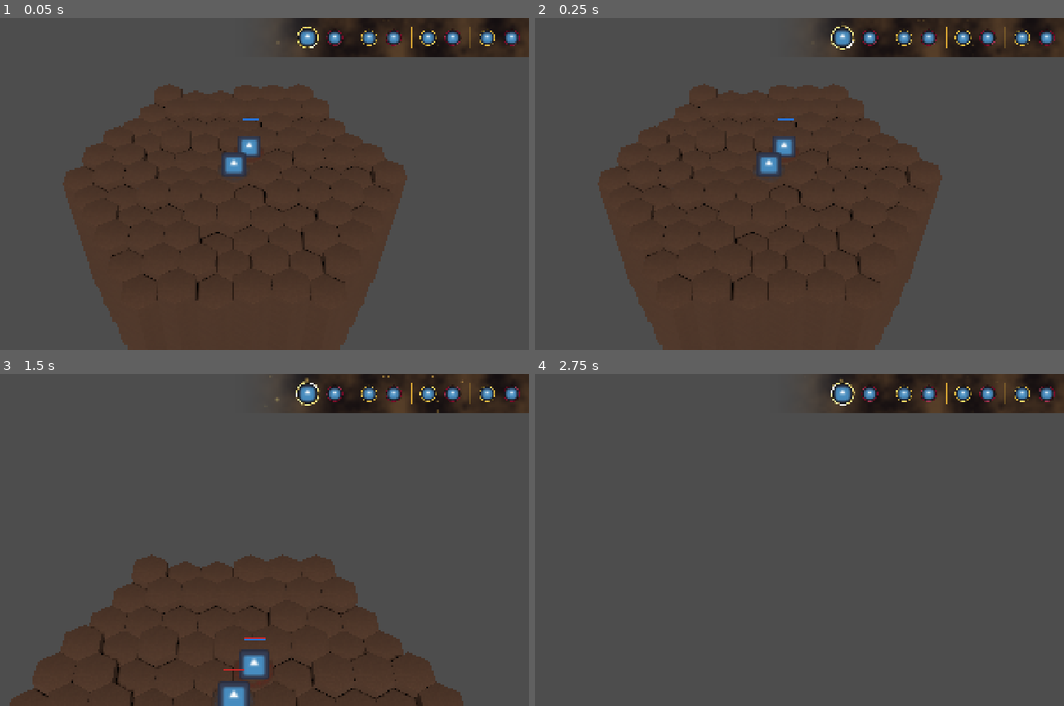
Above: before the commit, frames 1-4 (two rows, left to right).
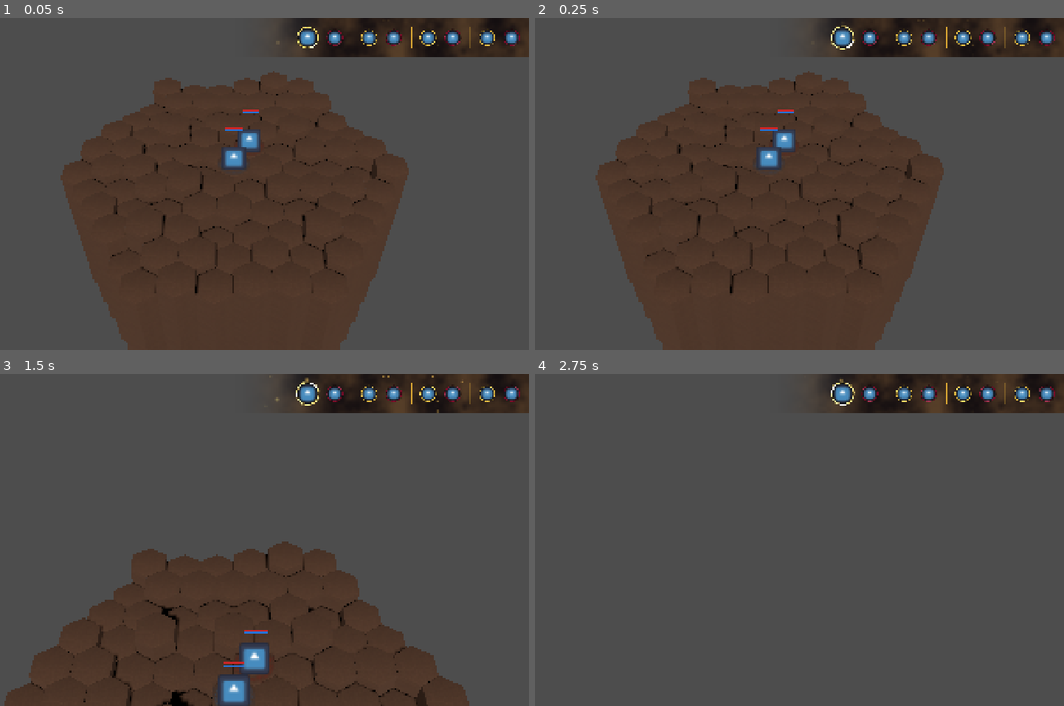
Above: after the commit, the same moments.

Repository: Kobraxos/Mythologia
Game: Godot game, scene res://levels/test_room/test_level.tscn
Same seed, same stepped clock (60 frames per second), same inputs: the game is played once before the commit and once after it. The project has no main scene, so this scene is started directly. The engine's default icon, where the game draws it, is replaced by a stand-in: a white triangle on a blue panel in a dark square.
Inputs (mouse positions are in pixels of both pictures, inside the frame that each line leads up to):
- Up to frame 1 (0.05 s): no input
- Up to frame 2 (0.25 s): no input
- Up to frame 3 (1.5 s): tap Enter at 0.5 s; move the mouse to (365, 523) at 0.52 s; hold Up (ui_up) 0.53-1.28 s; tap S (camera_backward) at 0.6 s; move the mouse to (116, 556) at 1.27 s; tap W (camera_forward) at 1.35 s
- Up to frame 4 (2.75 s): move the mouse to (825, 466) at 2.02 s; hold Up (ui_up) from 2.03 s (still down); tap A (camera_left) at 2.1 s

The runs differ from the first frame. In frame 1, 3.1% of the frame differs, in the area x 11-78%, y 16-99%; in frame 2, 3.1%; in frame 3, 4.0%, in the area x 0-89%, y 50-100%; in frame 4, nothing differs.

Commit message:
Correction de la détection de la souris selon la hauteur max et du cisuel du hover.

Diff:
--- a/core/managers/grid_manager.gd
+++ b/core/managers/grid_manager.gd
@@ -16,9 +16,29 @@
 ## Registre spatial des unités. Clé: Vector3i, Valeur: Unit
 var unit_positions: Dictionary[Vector3i, Unit] = {}
 
+## La hauteur maximale actuelle de la grille générée, utilisée par les systèmes mathématiques (ex: Raycasting).
+var max_elevation: int = 0
+
+func _ready() -> void:
+	# Invalidation du cache dynamique via des lambdas (sécurité de signature AAA face aux Event Bus)
+	if CombatEvents.has_signal("unit_died"):
+		CombatEvents.unit_died.connect(func(_unit): clear_pathfinding_cache())
+
+	if TurnEvents.has_signal("active_unit_changed"):
+		TurnEvents.active_unit_changed.connect(func(_unit): clear_pathfinding_cache())
+
+	# S'il existe un événement lié aux mouvements complétés, le relier ici :
+	if GridEvents.has_signal("movement_completed"):
+		GridEvents.movement_completed.connect(func(_unit): clear_pathfinding_cache())
+
+## Purgation manuelle à déclencher après toute altération de l'état du plateau (mouvement, mort, spawn)
+func clear_pathfinding_cache() -> void:
+	pathfinder.clear_dynamic_cache()
+
 func clear_terrain() -> void:
 	terrain_tiles.clear()
 	pathfinder = HexPathfinder.new()
+	max_elevation = 0
 
 func clear_units() -> void:
 	unit_positions.clear()
--- a/entities/unit/base/unit.gd
+++ b/entities/unit/base/unit.gd
@@ -151,7 +151,7 @@
 	if not _is_selected or not GridManager.pathfinder:
 		return
 
-	var path: Array[Vector3i] = GridManager.pathfinder.get_hex_path(current_hex, target_hex, stats)
+	var path: Array[Vector3i] = GridManager.pathfinder.get_hex_path(current_hex, target_hex, stats, faction, GridManager.unit_positions)
 	if path.is_empty():
 		return
 
--- a/levels/test_room/test_level.tscn
+++ b/levels/test_room/test_level.tscn
@@ -29,6 +29,7 @@
 script = ExtResource("1_hw46n")
 default_terrain = ExtResource("2_kt0r7")
 elevation_noise = SubResource("FastNoiseLite_kt0r7")
+max_elevation = 5
 
 [node name="DirectionalLight3D" type="DirectionalLight3D" parent="." unique_id=131529003]
 transform = Transform3D(1, 0, 0, 0, 0.707107, 0.707107, 0, -0.707107, 0.707107, 0, 10, 0)
--- a/systems/ai/actions/ai_action_move_to_enemy.gd
+++ b/systems/ai/actions/ai_action_move_to_enemy.gd
@@ -27,7 +27,11 @@
 		return
 
 	# 2. Pathfinding complet vers la cible
-	var path: Array[Vector3i] = GridManager.pathfinder.get_hex_path(start_hex, best_target.current_hex, unit.stats)
+	# AAA FIX : Le pathfinder est désormais strict et refuse les chemins finissant sur une case occupée.
+	# On lui fournit donc une copie de l'état de la grille où la case de l'ennemi est virtuellement libre.
+	var sim_occupied: Dictionary = GridManager.unit_positions.duplicate()
+	sim_occupied.erase(best_target.current_hex)
+	var path: Array[Vector3i] = GridManager.pathfinder.get_hex_path(start_hex, best_target.current_hex, unit.stats, unit.faction, sim_occupied)
 
 	# Si aucun chemin ou déjà au contact
 	if path.is_empty() or path.size() <= 1:
--- a/systems/grid/grid_controller.gd
+++ b/systems/grid/grid_controller.gd
@@ -86,8 +86,7 @@
 
 	# AAA : Ray-Marching Mathématique sur les plans d'élévation (Zéro physique)
 	# On teste l'intersection du rayon avec les différents "étages" de la grille, du plus haut vers le bas.
-	var max_elevation: int = 5 # Ajustable selon la hauteur max générée par ton élévation procédurale
-	for z: int in range(max_elevation, -1, -1):
+	for z: int in range(GridManager.max_elevation, -1, -1):
 		var plane_height: float = z * GridManager.elevation_step
 		var plane: Plane = Plane(Vector3.UP, plane_height)
 		var hit_pos = plane.intersects_ray(origin, normal)
@@ -95,7 +94,7 @@
 		if hit_pos != null:
 			var hex_coord: Vector3i = HexMath.world_to_hex(hit_pos, GridManager.hex_size, GridManager.elevation_step)
 			# Si on traverse la colonne d'un hexagone, on vérifie s'il existe une tuile physique à cette hauteur ou au-dessus (clic sur la falaise)
-			for test_z: int in range(hex_coord.z, max_elevation + 1):
+			for test_z: int in range(hex_coord.z, GridManager.max_elevation + 1):
 				var check_hex: Vector3i = Vector3i(hex_coord.x, hex_coord.y, test_z)
 				if GridManager.terrain_tiles.has(check_hex):
 					return check_hex
@@ -133,7 +132,7 @@
 			return
 
 		if is_instance_valid(_selected_unit) and GridManager.pathfinder:
-			var path: Array[Vector3i] = GridManager.pathfinder.get_hex_path(_selected_unit.current_hex, _hovered_hex, _selected_unit.stats)
+			var path: Array[Vector3i] = GridManager.pathfinder.get_hex_path(_selected_unit.current_hex, _hovered_hex, _selected_unit.stats, _selected_unit.faction, GridManager.unit_positions)
 			GridEvents.movement_path_targeted.emit(path)
 
 func _confirm_targeting() -> void:
@@ -248,7 +247,7 @@
 	if available_mp <= 0:
 		return
 
-	_reachable_hexes = GridManager.pathfinder.get_reachable_hexes(_selected_unit.current_hex, _selected_unit.stats, available_mp)
+	_reachable_hexes = GridManager.pathfinder.get_reachable_hexes(_selected_unit.current_hex, _selected_unit.stats, available_mp, _selected_unit.faction, GridManager.unit_positions)
 
 	_state = State.MOVE_TARGETING
 	GridEvents.movement_targeted.emit(_reachable_hexes)
--- a/systems/grid/grid_generator/grid_generator.gd
+++ b/systems/grid/grid_generator/grid_generator.gd
@@ -91,5 +91,7 @@
 			if flat_to_3d.has(flat_neighbor):
 				local_pathfinder.connect_hexes(hex_coord, flat_to_3d[flat_neighbor])
 
+	# Enregistrement de la hauteur max pour le ray-marching mathématique
+	GridManager.max_elevation = max_elevation
 	# Le graphe est terminé, on le rend disponible publiquement (Data-Driven Design)
 	GridManager.pathfinder = local_pathfinder
--- a/systems/grid/pathfinding/hex_pathfinder.gd
+++ b/systems/grid/pathfinding/hex_pathfinder.gd
@@ -38,8 +38,12 @@
 		if changed:
 			_path_cache.clear()
 
+## Vide le cache des chemins (à appeler lors d'un mouvement ou de la mort d'une unité)
+func clear_dynamic_cache() -> void:
+	_path_cache.clear()
+
 ## Calcule et retourne le chemin le plus court sous forme de tableau de coordonnées.
-func get_hex_path(start: Vector3i, end: Vector3i, stats: UnitStats) -> Array[Vector3i]:
+func get_hex_path(start: Vector3i, end: Vector3i, stats: UnitStats, unit_faction: int, occupied_hexes: Dictionary) -> Array[Vector3i]:
 	if not _grid_graph.has(start) or not _grid_graph.has(end):
 		return []
 
@@ -52,6 +56,10 @@
 		_path_cache.erase(cache_key)
 		_path_cache[cache_key] = cached_path
 		return cached_path.duplicate()
+
+	# Règle d'arrêt : On ne peut pas terminer son mouvement sur une case occupée
+	if end != start and occupied_hexes.has(end):
+		return []
 
 	if stats.movement_type == UnitStats.MovementType.TELEPORTING:
 		var path: Array[Vector3i] = [start, end]
@@ -82,7 +90,7 @@
 			return path
 
 		for next_hex: Vector3i in _grid_graph[current].neighbors:
-			if not _is_traversable(current, next_hex, stats):
+			if not _is_traversable(current, next_hex, stats, unit_faction, occupied_hexes):
 				continue
 
 			var tentative_g: float = g_score[current] + _get_cost(next_hex, stats)
@@ -105,7 +113,7 @@
 	return ceili(total_cost)
 
 ## Retourne toutes les cases accessibles depuis une position avec un coût maximum (Dijkstra/BFS)
-func get_reachable_hexes(start: Vector3i, stats: UnitStats, available_mp: int) -> Array[Vector3i]:
+func get_reachable_hexes(start: Vector3i, stats: UnitStats, available_mp: int, unit_faction: int, occupied_hexes: Dictionary) -> Array[Vector3i]:
 	if not _grid_graph.has(start):
 		return []
 
@@ -114,7 +122,7 @@
 	if stats.movement_type == UnitStats.MovementType.TELEPORTING:
 		var radius_hexes: Array[Vector3i] = HexMath.get_hexes_in_radius(start, available_mp)
 		for h: Vector3i in radius_hexes:
-			if _grid_graph.has(h):
+			if _grid_graph.has(h) and not occupied_hexes.has(h):
 				reachable.append(h)
 		return reachable
 
@@ -126,10 +134,13 @@
 	while frontier_index < frontier.size():
 		var current: Vector3i = frontier[frontier_index]
 		frontier_index += 1
-		reachable.append(current)
+
+		# Règle d'arrêt : Ne pas exposer une case occupée comme atteignable (sauf la sienne)
+		if current == start or not occupied_hexes.has(current):
+			reachable.append(current)
 
 		for next_hex: Vector3i in _grid_graph[current].neighbors:
-			if not _is_traversable(current, next_hex, stats):
+			if not _is_traversable(current, next_hex, stats, unit_faction, occupied_hexes):
 				continue
 
 			var new_cost: float = cost_so_far[current] + _get_cost(next_hex, stats)
@@ -152,7 +163,16 @@
 func _heuristic(a: Vector3i, b: Vector3i) -> float:
 	return _grid_graph[a].world_pos.distance_to(_grid_graph[b].world_pos)
 
-func _is_traversable(current: Vector3i, next_hex: Vector3i, stats: UnitStats) -> bool:
+func _is_traversable(current: Vector3i, next_hex: Vector3i, stats: UnitStats, unit_faction: int, occupied_hexes: Dictionary) -> bool:
+	# 1. Résolution dynamique : Les unités bloquent-elles le passage ?
+	if occupied_hexes.has(next_hex):
+		var occupant: Variant = occupied_hexes[next_hex]
+		# Abstraction pure (Duck Typing) : On ne caste pas en Unit
+		var occupant_faction: int = occupant.get("faction") if occupant.get("faction") != null else -1
+		if occupant_faction != unit_faction:
+			return false # Les ennemis bloquent toujours
+
+	# 2. Résolution topologique mathématique
 	if stats.movement_type == UnitStats.MovementType.FLYING:
 		return true
 	return abs(next_hex.z - current.z) <= stats.max_elevation_jump
Not shown: 1 places in levels/test_room/test_level.tscn that only renumber resources
Not shown: 1 places in systems/grid/highlights/mat_highlight_hover.tres that only renumber resources
Binary file changed: tree.txt
